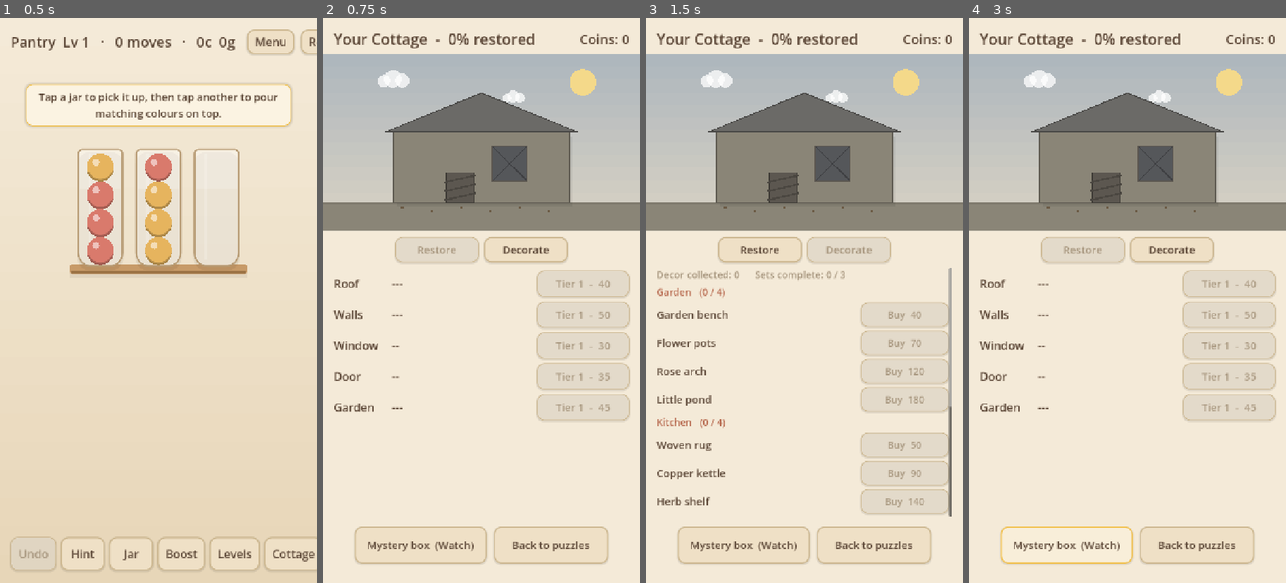
Above: before the commit, frames 1-4 (left to right).
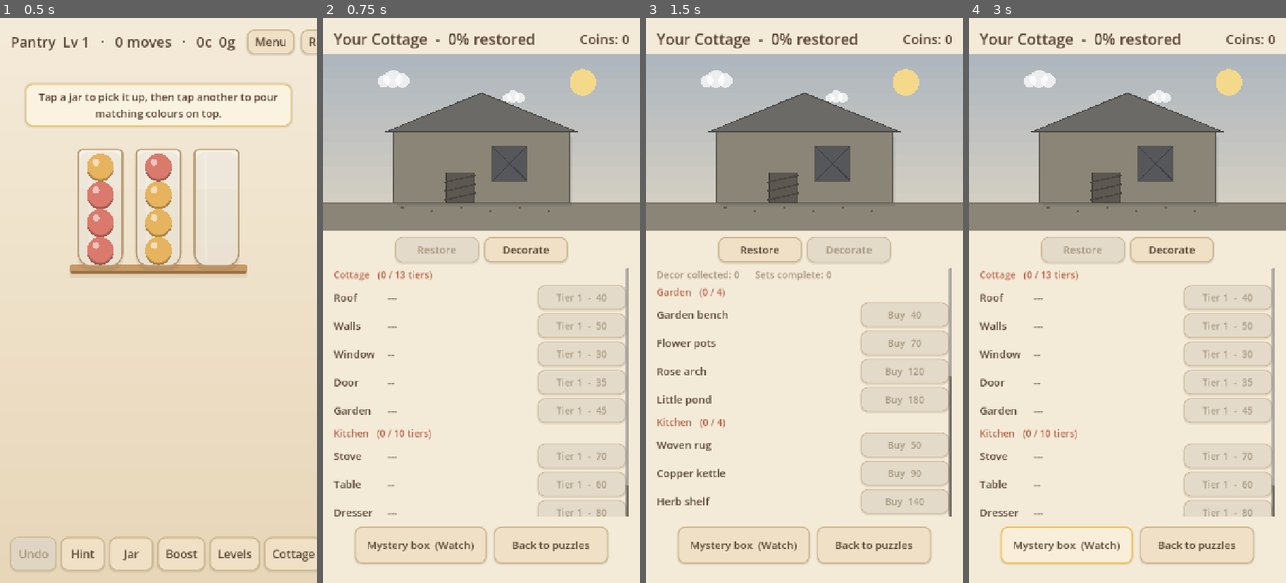
Above: after the commit, the same moments.

Repository: seantomaslynch-cell/cottage-sort
Game: Godot game, scene res://game/main.tscn
Same seed, same stepped clock (60 frames per second), same inputs: the game is played once before the commit and once after it. Sound files missing from this copy of the repository are replaced by a short silence.
Inputs:
- Up to frame 1 (0.5 s): no input
- Up to frame 2 (0.75 s): click "Cottage" at 0.5 s
- Up to frame 3 (1.5 s): click "Decorate" at 1.25 s
- Up to frame 4 (3 s): click "Restore" at 2 s; click "Mystery box (Watch)" at 2.75 s

Frame 1 is identical in both runs. In frame 2, 4.2% of the frame differs, in the area x 3-97%, y 44-89%; in frame 3, less than 0.1%; in frame 4, 4.2%.

Commit message:
M22: a second cottage room + seasonal decor
- cottage_data.gd: SLOTS regrouped into ROOMS (Cottage + a new Kitchen:
  stove / table / dresser / floor). SLOTS is now the flat view. The Restore
  tab groups slots under room headers with per-room tier progress; both
  scroll.
- decor_data.gd: SEASONS -- four rotating 4-item decor sets, one on offer
  at a time (changes every 28 days). set_items() resolves fixed, seasonal,
  or endless sets uniformly; economy uses it for progress + completion.
  The Decorate tab shows the current season as its own group.
- Tests: room/seasonal checks in test_decor.gd.

Co-Authored-By: Claude Sonnet 5 <noreply@anthropic.com>

Diff:
--- a/game/cottage_data.gd
+++ b/game/cottage_data.gd
@@ -1,16 +1,32 @@
 extends RefCounted
 class_name CottageData
-## The first room: a fixed list of upgrade slots. Each slot has an ordered list
-## of tier costs (in coins). Owning tier N means the first N costs have been
-## paid. Tier 0 = untouched / run-down.
+## Structural upgrade slots, grouped into rooms. Each slot has an ordered list of
+## tier costs (coins). Owning tier N means the first N costs are paid; tier 0 is
+## run-down. SLOTS is the flat view used by the economy.
 
-const SLOTS: Array[Dictionary] = [
-	{"id": "roof",   "name": "Roof",   "tiers": [40, 90, 160]},
-	{"id": "walls",  "name": "Walls",  "tiers": [50, 120, 220]},
-	{"id": "window", "name": "Window", "tiers": [30, 75]},
-	{"id": "door",   "name": "Door",   "tiers": [35, 85]},
-	{"id": "garden", "name": "Garden", "tiers": [45, 100, 190]},
+const ROOMS: Array[Dictionary] = [
+	{"name": "Cottage", "slots": [
+		{"id": "roof",   "name": "Roof",   "tiers": [40, 90, 160]},
+		{"id": "walls",  "name": "Walls",  "tiers": [50, 120, 220]},
+		{"id": "window", "name": "Window", "tiers": [30, 75]},
+		{"id": "door",   "name": "Door",   "tiers": [35, 85]},
+		{"id": "garden", "name": "Garden", "tiers": [45, 100, 190]},
+	]},
+	{"name": "Kitchen", "slots": [
+		{"id": "stove",   "name": "Stove",   "tiers": [70, 150, 260]},
+		{"id": "table",   "name": "Table",   "tiers": [60, 130]},
+		{"id": "dresser", "name": "Dresser", "tiers": [80, 170, 300]},
+		{"id": "floor",   "name": "Floor",   "tiers": [55, 120]},
+	]},
 ]
+
+static var SLOTS: Array = _flatten()
+
+static func _flatten() -> Array:
+	var out: Array = []
+	for room in ROOMS:
+		out.append_array(room["slots"])
+	return out
 
 static func slot(id: String) -> Dictionary:
 	for s in SLOTS:
--- a/game/cottage_screen.gd
+++ b/game/cottage_screen.gd
@@ -19,6 +19,7 @@
 var _tab := "restore"
 var _tab_restore: Button
 var _tab_decor: Button
+var _slots_scroll: ScrollContainer
 var _slots_box: VBoxContainer
 var _decor_scroll: ScrollContainer
 var _decor_list: VBoxContainer
@@ -69,14 +70,19 @@
 	_tab_decor.pressed.connect(func() -> void: _show_tab("decorate"))
 	tabs.add_child(_tab_decor)
 
+	_slots_scroll = ScrollContainer.new()
+	_slots_scroll.set_anchors_preset(Control.PRESET_TOP_WIDE)
+	_slots_scroll.offset_left = 24.0
+	_slots_scroll.offset_right = -24.0
+	_slots_scroll.offset_top = 566.0
+	_slots_scroll.anchor_bottom = 1.0
+	_slots_scroll.offset_bottom = -150.0
+	_slots_scroll.horizontal_scroll_mode = ScrollContainer.SCROLL_MODE_DISABLED
+	add_child(_slots_scroll)
 	_slots_box = VBoxContainer.new()
-	_slots_box.set_anchors_preset(Control.PRESET_BOTTOM_WIDE)
-	_slots_box.offset_left = 24.0
-	_slots_box.offset_right = -24.0
-	_slots_box.offset_top = -708.0
-	_slots_box.offset_bottom = -150.0
-	_slots_box.add_theme_constant_override("separation", 10)
-	add_child(_slots_box)
+	_slots_box.size_flags_horizontal = Control.SIZE_EXPAND_FILL
+	_slots_box.add_theme_constant_override("separation", 8)
+	_slots_scroll.add_child(_slots_box)
 
 	_decor_scroll = ScrollContainer.new()
 	_decor_scroll.set_anchors_preset(Control.PRESET_TOP_WIDE)
@@ -132,7 +138,7 @@
 func _show_tab(which: String) -> void:
 	_tab = which
 	var on_restore := which == "restore"
-	_slots_box.visible = on_restore
+	_slots_scroll.visible = on_restore
 	_decor_scroll.visible = not on_restore
 	_tab_restore.disabled = on_restore
 	_tab_decor.disabled = not on_restore
@@ -151,42 +157,56 @@
 
 func _refresh_restore() -> void:
 	_clear(_slots_box)
-	for s in CottageData.SLOTS:
-		var id: String = s["id"]
-		var t := economy.tier(id)
-		var maxt := CottageData.max_tier(id)
-
-		var row := HBoxContainer.new()
-		row.add_theme_constant_override("separation", 12)
-
-		var name_lbl := _label(s["name"], 26)
-		name_lbl.custom_minimum_size = Vector2(120, 0)
-		row.add_child(name_lbl)
-
-		var pips := _label(_pips(t, maxt), 26)
-		pips.custom_minimum_size = Vector2(110, 0)
-		row.add_child(pips)
-
-		row.add_child(_grow())
-
-		var btn := _button("", 24)
-		btn.custom_minimum_size = Vector2(210, 60)
-		if t >= maxt:
-			btn.text = "Restored"
-			btn.disabled = true
-		else:
-			btn.text = "Tier %d  -  %d" % [t + 1, economy.next_cost(id)]
-			btn.disabled = not economy.can_buy(id)
-			var sid := id
-			btn.pressed.connect(func() -> void: buy_pressed.emit(sid))
-		row.add_child(btn)
-		_slots_box.add_child(row)
+	for room in CottageData.ROOMS:
+		var pr := _room_progress(room)
+		_slots_box.add_child(_set_header("%s   (%d / %d tiers)" % [room["name"], pr.x, pr.y]))
+		for s in room["slots"]:
+			_slots_box.add_child(_slot_row(s))
+
+func _slot_row(s: Dictionary) -> Control:
+	var id: String = s["id"]
+	var t := economy.tier(id)
+	var maxt := CottageData.max_tier(id)
+
+	var row := HBoxContainer.new()
+	row.add_theme_constant_override("separation", 12)
+
+	var name_lbl := _label(s["name"], 24)
+	name_lbl.custom_minimum_size = Vector2(110, 0)
+	row.add_child(name_lbl)
+
+	var pips := _label(_pips(t, maxt), 24)
+	pips.custom_minimum_size = Vector2(100, 0)
+	row.add_child(pips)
+
+	row.add_child(_grow())
+
+	var btn := _button("", 22)
+	btn.custom_minimum_size = Vector2(200, 56)
+	if t >= maxt:
+		btn.text = "Restored"
+		btn.disabled = true
+	else:
+		btn.text = "Tier %d  -  %d" % [t + 1, economy.next_cost(id)]
+		btn.disabled = not economy.can_buy(id)
+		var sid := id
+		btn.pressed.connect(func() -> void: buy_pressed.emit(sid))
+	row.add_child(btn)
+	return row
+
+func _room_progress(room: Dictionary) -> Vector2i:
+	var have := 0
+	var total := 0
+	for s in room["slots"]:
+		have += economy.tier(s["id"])
+		total += (s["tiers"] as Array).size()
+	return Vector2i(have, total)
 
 func _refresh_decor() -> void:
 	_clear(_decor_list)
 
-	var summary := _label("Decor collected: %d      Sets complete: %d / %d" % [
-		economy.decor_count(), economy.sets_complete_count(), DecorData.SETS.size()], 22)
+	var summary := _label("Decor collected: %d      Sets complete: %d" % [
+		economy.decor_count(), economy.sets_complete_count()], 22)
 	summary.add_theme_color_override("font_color", Palette.INK_FAINT)
 	_decor_list.add_child(summary)
 
@@ -195,6 +215,12 @@
 		_decor_list.add_child(_set_header("%s   (%d / %d)" % [set_name, pr.x, pr.y]))
 		for it in DecorData.SETS[set_name]:
 			_decor_list.add_child(_decor_row(it))
+
+	var season := DecorData.current_season()
+	var sp := economy.set_progress(season["name"])
+	_decor_list.add_child(_set_header("%s   (this season -  %d / %d)" % [season["name"], sp.x, sp.y]))
+	for it in season["items"]:
+		_decor_list.add_child(_decor_row(it))
 
 	_decor_list.add_child(_set_header("%s   (never ends)" % DecorData.ENDLESS_SET))
 	_decor_list.add_child(_decor_row(economy.next_endless()))
--- a/game/decor_data.gd
+++ b/game/decor_data.gd
@@ -30,6 +30,49 @@
 const SET_BONUS := 150      # coins, first time a set is completed
 const ENDLESS_SET := "Sundries"
 
+## Rotating seasonal sets — one is on offer at a time, changing every 28 days.
+const SEASONS := [
+	{"name": "Spring", "items": [
+		{"id": "s0_wreath", "name": "Blossom wreath", "cost": 90,  "color": 6, "shape": 3},
+		{"id": "s0_tulips", "name": "Tulip row",      "cost": 130, "color": 0, "shape": 1},
+		{"id": "s0_swing",  "name": "Rope swing",     "cost": 190, "color": 5, "shape": 2},
+		{"id": "s0_hutch",  "name": "Bunny hutch",    "cost": 260, "color": 2, "shape": 0},
+	]},
+	{"name": "Summer", "items": [
+		{"id": "s1_awning",  "name": "Striped awning", "cost": 90,  "color": 0, "shape": 0},
+		{"id": "s1_pitcher", "name": "Lemonade stand", "cost": 130, "color": 1, "shape": 2},
+		{"id": "s1_sunfl",   "name": "Sunflowers",     "cost": 190, "color": 1, "shape": 1},
+		{"id": "s1_hammock", "name": "Hammock",        "cost": 260, "color": 4, "shape": 0},
+	]},
+	{"name": "Autumn", "items": [
+		{"id": "s2_pumpkins", "name": "Pumpkin pile",  "cost": 90,  "color": 5, "shape": 0},
+		{"id": "s2_lantern",  "name": "Paper lanterns", "cost": 130, "color": 1, "shape": 2},
+		{"id": "s2_wheat",    "name": "Wheat sheaf",    "cost": 190, "color": 1, "shape": 1},
+		{"id": "s2_scare",    "name": "Scarecrow",      "cost": 260, "color": 2, "shape": 2},
+	]},
+	{"name": "Winter", "items": [
+		{"id": "s3_lights",  "name": "String lights",  "cost": 90,  "color": 4, "shape": 3},
+		{"id": "s3_tree",    "name": "Little fir tree", "cost": 130, "color": 2, "shape": 1},
+		{"id": "s3_sled",    "name": "Wooden sled",     "cost": 190, "color": 5, "shape": 0},
+		{"id": "s3_snowman", "name": "Snow friend",     "cost": 260, "color": 4, "shape": 2},
+	]},
+]
+
+static func season_index() -> int:
+	return int(Time.get_unix_time_from_system() / 86400.0 / 28.0) % SEASONS.size()
+
+static func current_season() -> Dictionary:
+	return SEASONS[season_index()]
+
+## Items for any set name (fixed, seasonal, or unknown -> []).
+static func set_items(name: String) -> Array:
+	if SETS.has(name):
+		return SETS[name]
+	for s in SEASONS:
+		if s["name"] == name:
+			return s["items"]
+	return []
+
 const _ENDLESS_NAMES := [
 	"Wind chime", "Lantern", "Garden gnome", "Bird feeder", "Bunting",
 	"Stepping stone", "Sun catcher", "Wind spinner", "Toadstool", "Fairy lights",
@@ -44,6 +87,12 @@
 			if it["id"] == id:
 				var c: Dictionary = (it as Dictionary).duplicate()
 				c["set"] = s
+				return c
+	for season in SEASONS:
+		for it in season["items"]:
+			if it["id"] == id:
+				var c: Dictionary = (it as Dictionary).duplicate()
+				c["set"] = season["name"]
 				return c
 	if id.begins_with("sundry_"):
 		return endless_item(int(id.trim_prefix("sundry_")))
--- a/game/economy.gd
+++ b/game/economy.gd
@@ -139,13 +139,14 @@
 	return DecorData.endless_item(_endless_bought())
 
 func set_progress(set_name: String) -> Vector2i:
-	if not DecorData.SETS.has(set_name):
+	var items := DecorData.set_items(set_name)
+	if items.is_empty():
 		return Vector2i.ZERO
 	var have := 0
-	for it in DecorData.SETS[set_name]:
+	for it in items:
 		if owns_decor(it["id"]):
 			have += 1
-	return Vector2i(have, (DecorData.SETS[set_name] as Array).size())
+	return Vector2i(have, items.size())
 
 func sets_complete_count() -> int:
 	return (SaveData.data.get("decor_sets_done", []) as Array).size()
@@ -165,7 +166,7 @@
 
 	var set_name: String = it.get("set", "")
 	var newly_done := ""
-	if DecorData.SETS.has(set_name):
+	if not DecorData.set_items(set_name).is_empty() and set_name != DecorData.ENDLESS_SET:
 		var done: Array = SaveData.data.get("decor_sets_done", [])
 		if not set_name in done and _set_full(set_name):
 			done.append(set_name)
@@ -180,7 +181,10 @@
 	return true
 
 func _set_full(set_name: String) -> bool:
-	for it in DecorData.SETS[set_name]:
+	var items := DecorData.set_items(set_name)
+	if items.is_empty():
+		return false
+	for it in items:
 		if not owns_decor(it["id"]):
 			return false
 	return true
--- a/tools/test_decor.gd
+++ b/tools/test_decor.gd
@@ -21,6 +21,16 @@
 	SaveData.data["decor"] = []
 	SaveData.data["decor_sets_done"] = []
 	SaveData.data["coins"] = 0
+
+	print("rooms + seasonal:")
+	_ok(CottageData.ROOMS.size() >= 2, "at least two cottage rooms")
+	_ok(CottageData.SLOTS.size() == _count_slots(), "SLOTS is the flat view of ROOMS")
+	_ok(not CottageData.slot("stove").is_empty() and CottageData.max_tier("stove") == 3,
+		"kitchen slots resolve by id")
+	var season := DecorData.current_season()
+	_ok(season["items"].size() == 4, "current season has 4 items")
+	_ok(DecorData.item(season["items"][0]["id"]).get("set") == season["name"],
+		"seasonal item resolves to its season set")
 
 	print("endless catalog:")
 	var costs := []
@@ -72,3 +82,9 @@
 	else:
 		print("\n%d FAILURE(S)" % _fails)
 		quit(1)
+
+func _count_slots() -> int:
+	var n := 0
+	for r in CottageData.ROOMS:
+		n += (r["slots"] as Array).size()
+	return n
